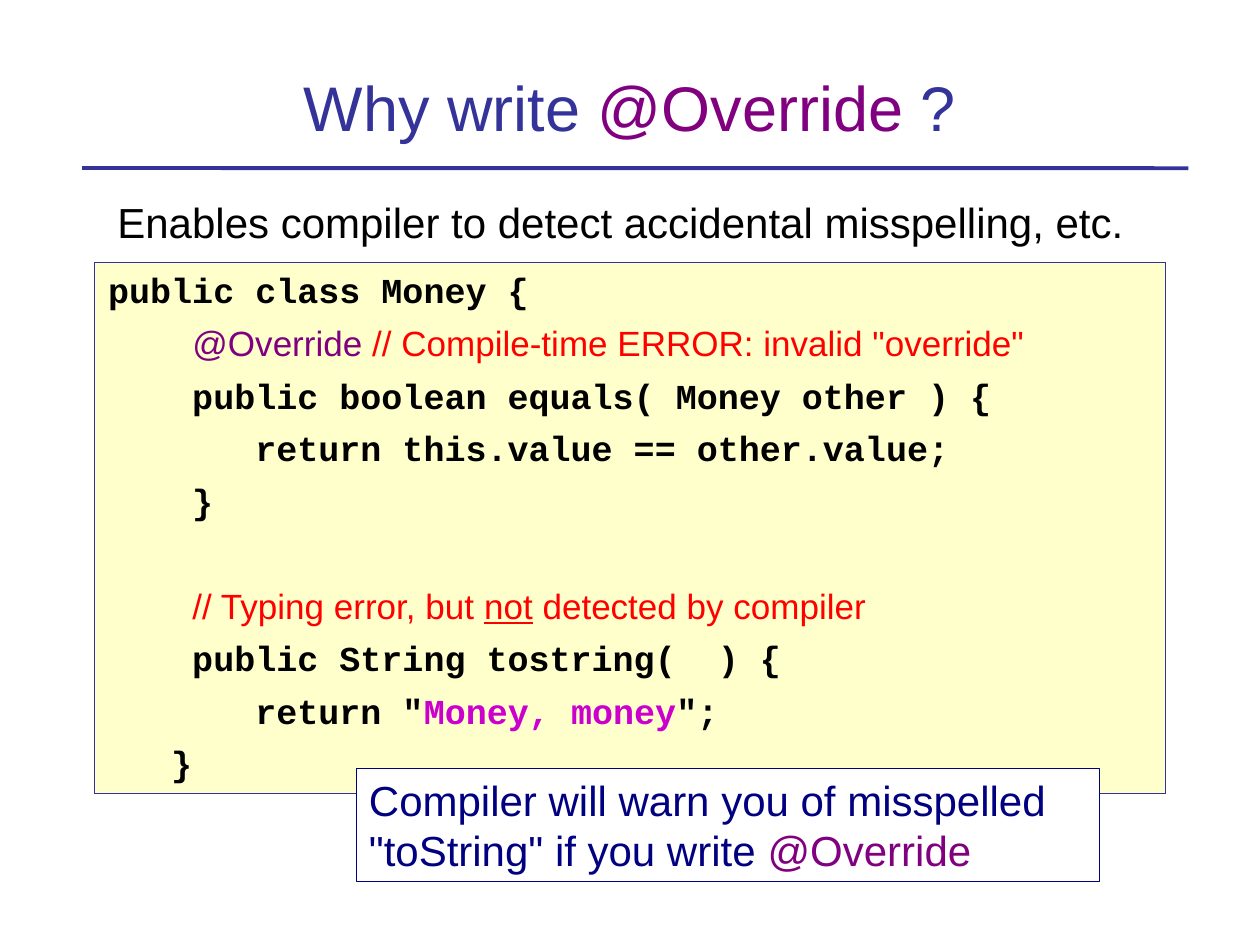
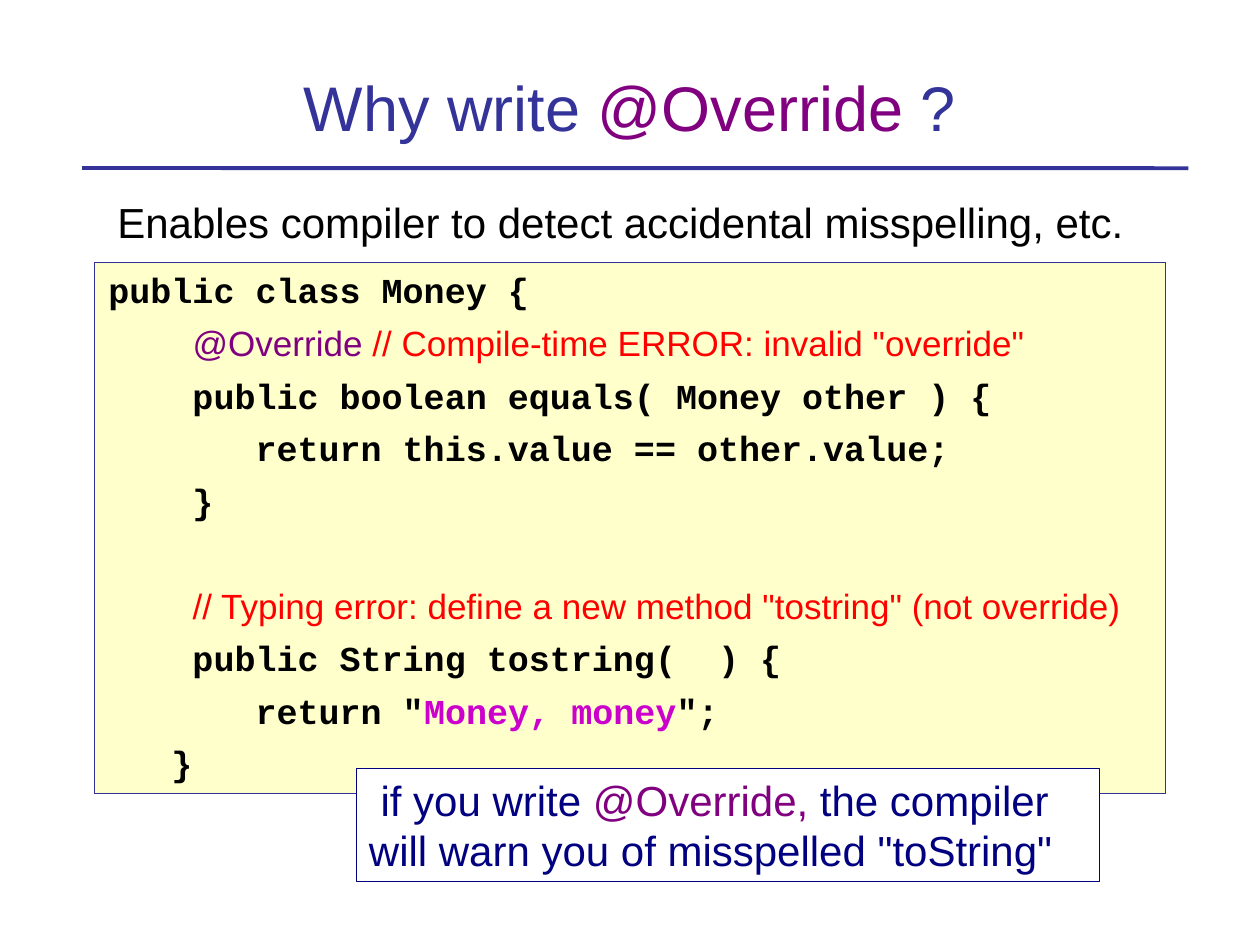
Before and after one commit to skeoop/skeoop.github.io, a slide deck: slide 29 of week4/Inheritance-1-Basics.ppt (slide 28 before the commit). Drawn at 1260x945 pixels with LibreOffice and Linux fonts; fonts in the diff are those of the drawing. Boxes give left, top, right and bottom in pixels: in the first picture for what was removed or moved away, otherwise in the second. Text is boxed around its words. In the diff, an @@ line names an element or a change of style, - is before the commit and + after.

```diff
--- a/week4/Inheritance-1-Basics.ppt
+++ b/week4/Inheritance-1-Basics.ppt
@@ text at (221,593,1120,625): text changed @@
-// Typing error, but not detected by compiler
+// Typing error: define a new method "tostring" (not override)
@@ text in rectangle at (369,785,1052,875): text changed @@
-Compiler will warn you of misspelled "toString" if you write @Override
+if you write @Override, the compiler will warn you of misspelled "toString"
```
Also in this commit, not shown: 9 other slides changed, 1 slide added.
